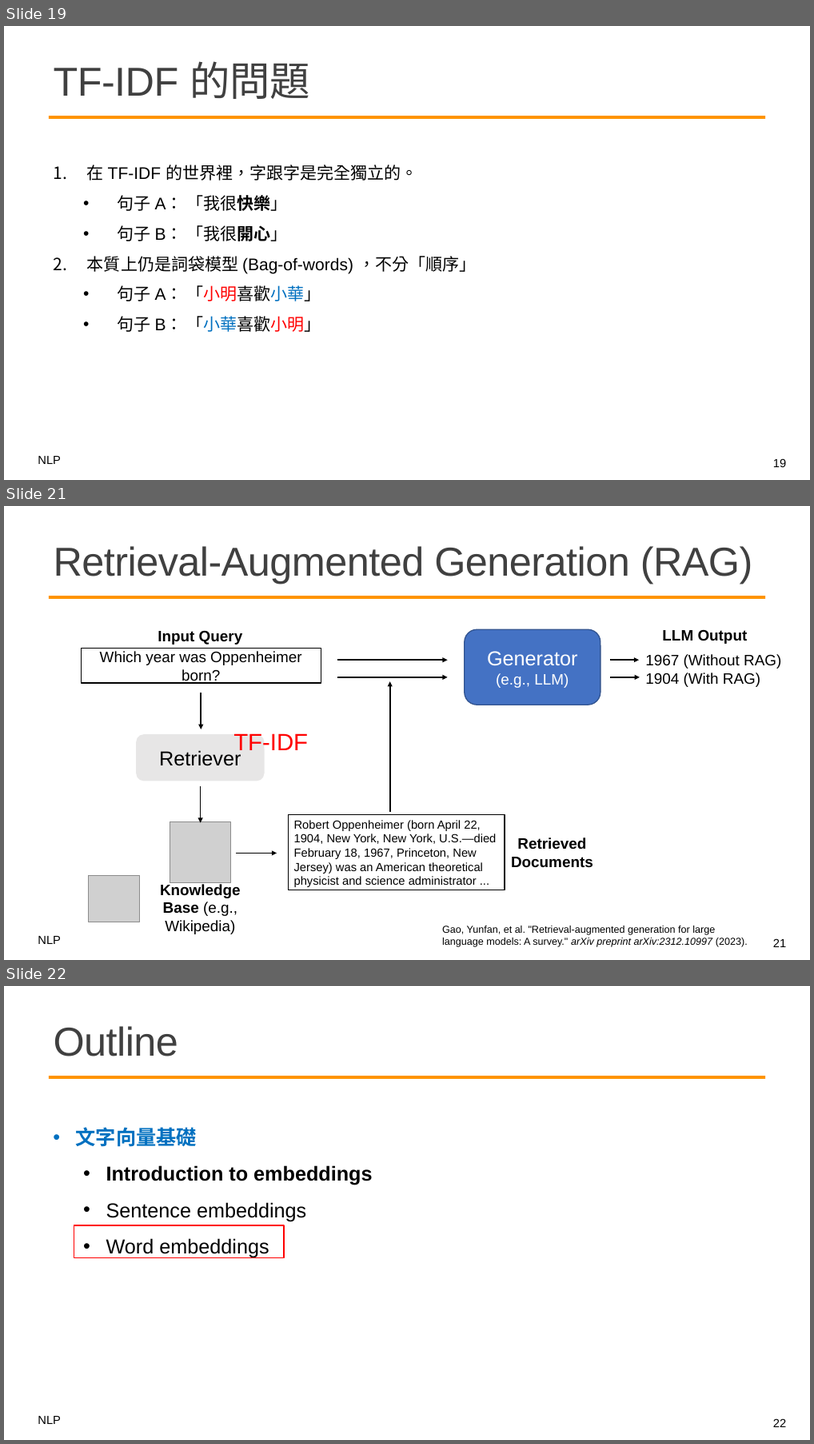
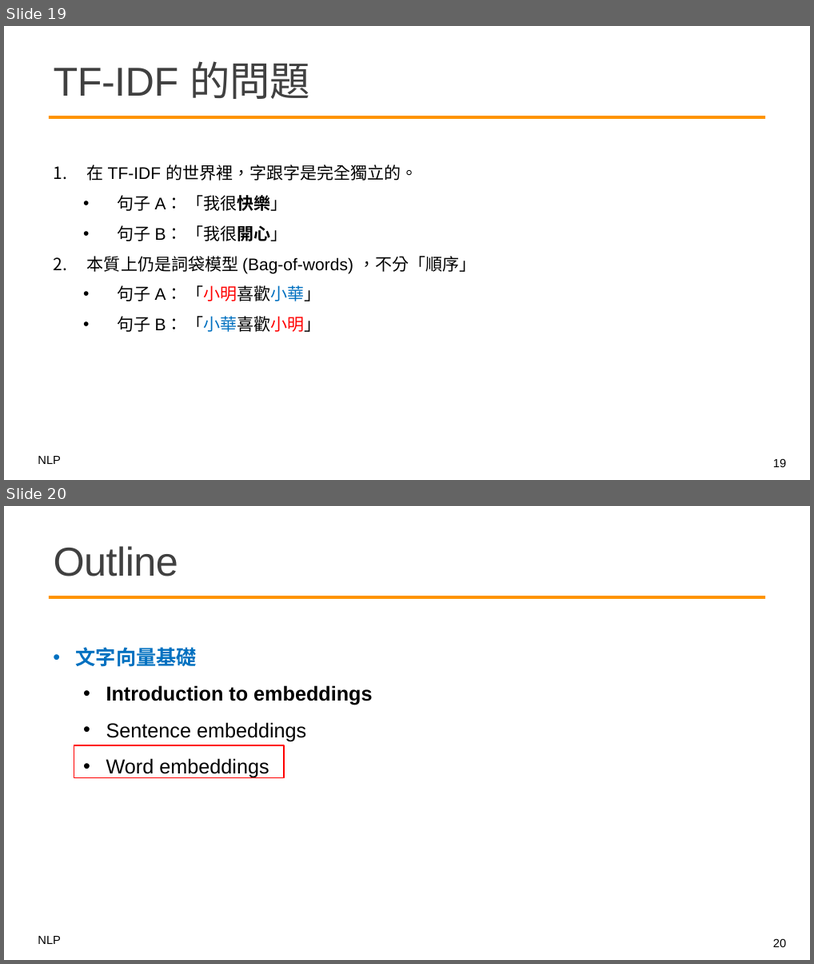
Before and after one commit to mcps5601/CGUNLP_2026_Spring, a slide deck: slides/w2_vectors_0302.pptx. Shown one above the other, each under a label of ours: slides 19, 21 and 22 before the commit, slides 19 and 20 after it; the slides between them are not shown. The pictures are 814x1444 and 814x964 pixels, drawn with LibreOffice and Linux fonts; fonts in the diff are those of the drawing; grey boxes stand for pictures; background and template pictures are left out. Boxes give left, top, right and bottom in pixels: in the first picture for what was removed or moved away, otherwise in the second. Text is boxed around its words. In the diff, an @@ line names an element or a change of style, - is before the commit and + after.

```diff
--- a/slides/w2_vectors_0302.pptx
+++ b/slides/w2_vectors_0302.pptx
@@ slide 21 removed at (x1=4, y1=506, x2=810, y2=960), background #FFFFFF; not listed: 2 template elements that a slide beside it also shows @@
@@ title removed at (x1=54, y1=546, x2=754, y2=584) @@
-Retrieval-Augmented Generation (RAG)
@@ rectangle removed at (x1=81, y1=648, x2=321, y2=683) @@
-Which year was Oppenheimer born?
@@ text removed at (x1=158, y1=630, x2=243, y2=644) @@
-Input Query
@@ rounded rectangle removed at (x1=465, y1=629, x2=601, y2=704) @@
-Generator
-(e.g., LLM)
@@ text removed at (x1=662, y1=629, x2=748, y2=644) @@
-LLM Output
@@ arrow removed from (338, 660) to (448, 660) @@
@@ arrow removed from (610, 660) to (639, 660) @@
@@ text removed at (x1=646, y1=654, x2=782, y2=687) @@
-1967 (Without RAG)
-1904 (With RAG)
@@ arrow removed from (202, 692) to (202, 729) @@
@@ arrow removed from (338, 677) to (448, 677) @@
@@ arrow removed from (390, 812) to (390, 681) @@
@@ arrow removed from (610, 677) to (640, 677) @@
@@ rounded rectangle removed at (x1=136, y1=734, x2=264, y2=780) @@
-Retriever
@@ text removed at (x1=234, y1=734, x2=308, y2=755) @@
-TF-IDF
@@ arrow removed from (201, 785) to (201, 822) @@
@@ rectangle removed at (x1=288, y1=815, x2=505, y2=889) @@
-Robert Oppenheimer (born April 22, 1904, New York, New York, U.S.—died February 18, 1967, Princeton, New Jersey) was an American theoretical physicist and science administrator ...
@@ picture removed at (x1=170, y1=822, x2=231, y2=882) @@
@@ text removed at (x1=511, y1=837, x2=594, y2=868) @@
-Retrieved Documents
@@ arrow removed from (236, 852) to (277, 852) @@
@@ picture removed at (x1=89, y1=875, x2=139, y2=922) @@
@@ text removed at (x1=160, y1=884, x2=241, y2=934) @@
-Knowledge Base (e.g., Wikipedia)
@@ text removed at (x1=442, y1=925, x2=748, y2=947) @@
-Gao, Yunfan, et al. "Retrieval-augmented generation for large language models: A survey." arXiv preprint arXiv:2312.10997 (2023).
@@ page number removed at (x1=774, y1=938, x2=786, y2=947) @@
-21
@@ what was slide 22 is now slide 20 @@
@@ page number at (x1=774, y1=938, x2=786, y2=947): text changed @@
-22
+20
```
Also in this commit, not shown: 8 slides changed, 2 slides added, 2 other slides removed, 1 other file.
